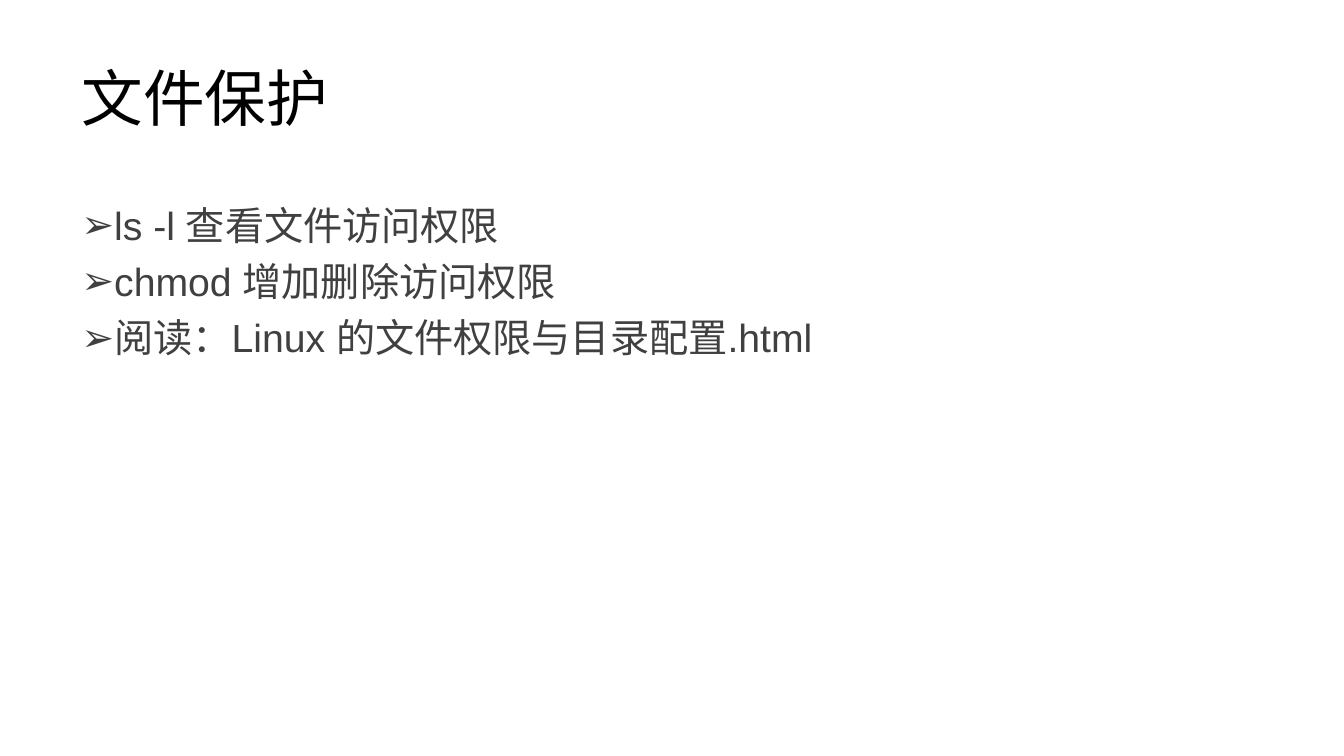
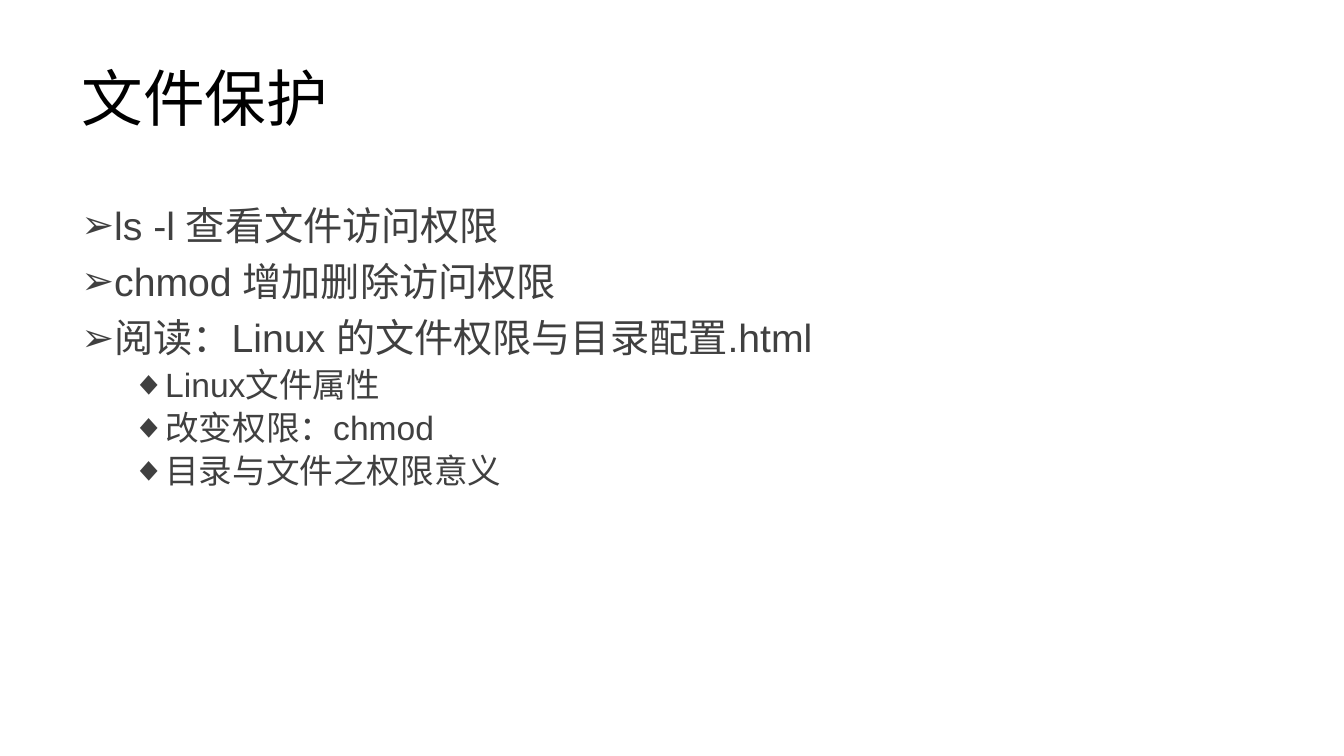
Before and after one commit to lezhang-thu/c-programming, a slide deck: slide 43 of 2022秋季-计算机基础与程序设计-操作系统层-计算机网络-补充-链表.pptx. Drawn at 1344x756 pixels with LibreOffice and Linux fonts; fonts in the diff are those of the drawing. Boxes give left, top, right and bottom in pixels: in the first picture for what was removed or moved away, otherwise in the second. Text is boxed around its words. In the diff, an @@ line names an element or a change of style, - is before the commit and + after.

Commit message:
update

```diff
--- a/2022秋季-计算机基础与程序设计-操作系统层-计算机网络-补充-链表.pptx
+++ b/2022秋季-计算机基础与程序设计-操作系统层-计算机网络-补充-链表.pptx
@@ text at [165,370,501,486]: paragraphs added @@
+  ◆ Linux文件属性
+  ◆ 改变权限：chmod
+  ◆ 目录与文件之权限意义
```
Also in this commit, not shown: 36 other slides changed.
